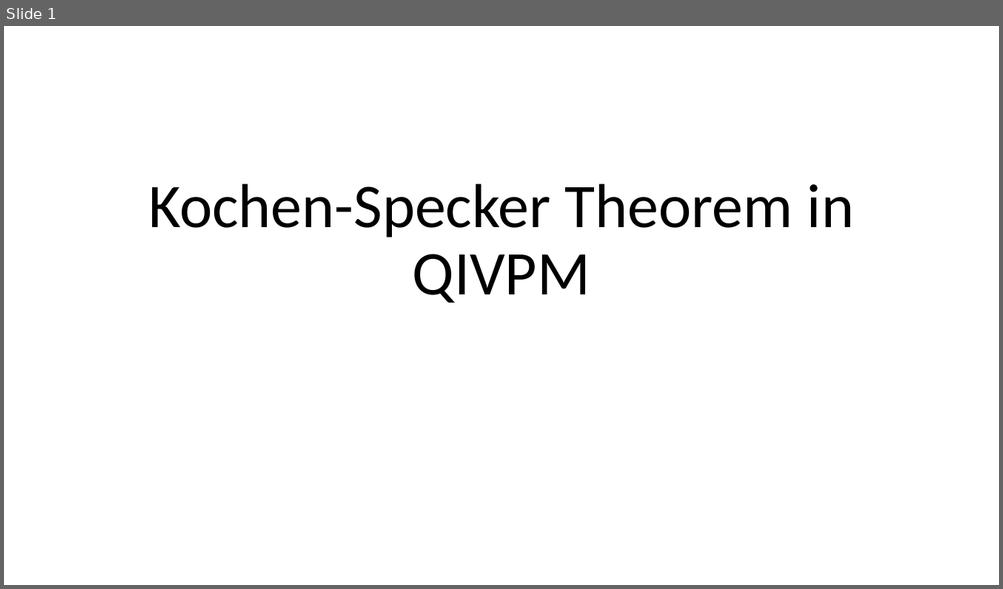
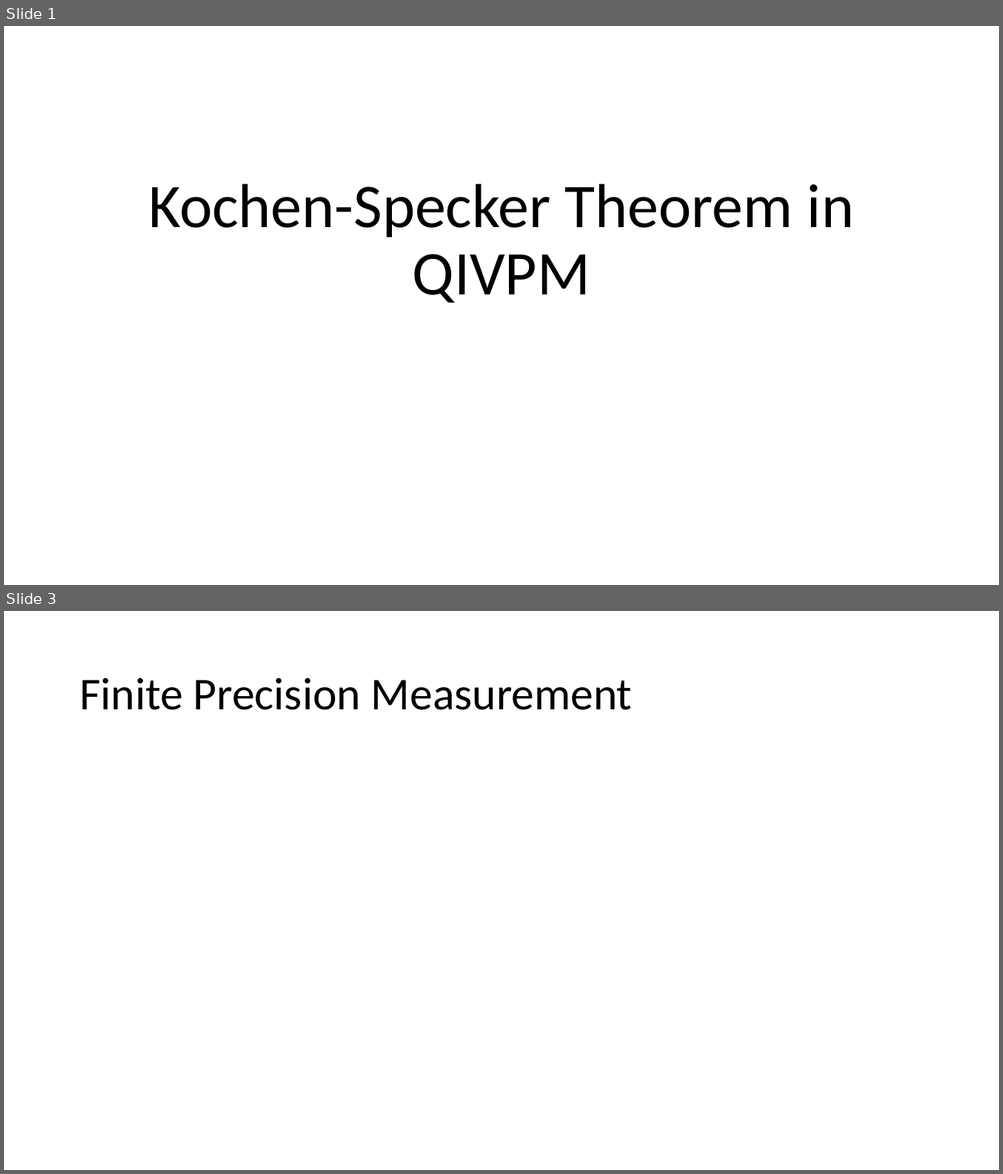
Before and after one commit to yuttai/Contextuality-and-Nonlocality-in-Discrete-Quantum-Theory, a slide deck: Kochen-Specker Theorem in QIVPM.pptx. Shown one above the other, each under a label of ours: slide 1 before the commit, slides 1 and 3 after it; the slides between them are not shown. The pictures are 1003x589 and 1003x1174 pixels, drawn with LibreOffice and Linux fonts; fonts in the diff are those of the drawing; grey boxes stand for pictures. Boxes give left, top, right and bottom in pixels: in the first picture for what was removed or moved away, otherwise in the second. Text is boxed around its words. In the diff, an @@ line names an element or a change of style, - is before the commit and + after.

```diff
--- a/Kochen-Specker Theorem in QIVPM.pptx
+++ b/Kochen-Specker Theorem in QIVPM.pptx
@@ slide 3 added at bbox=[4, 611, 999, 1170], background #FFFFFF @@
@@ title added at bbox=[79, 678, 632, 710], 44 pt, text #000000 @@
+Finite Precision Measurement
```
Also in this commit, not shown: 1 slide changed.
